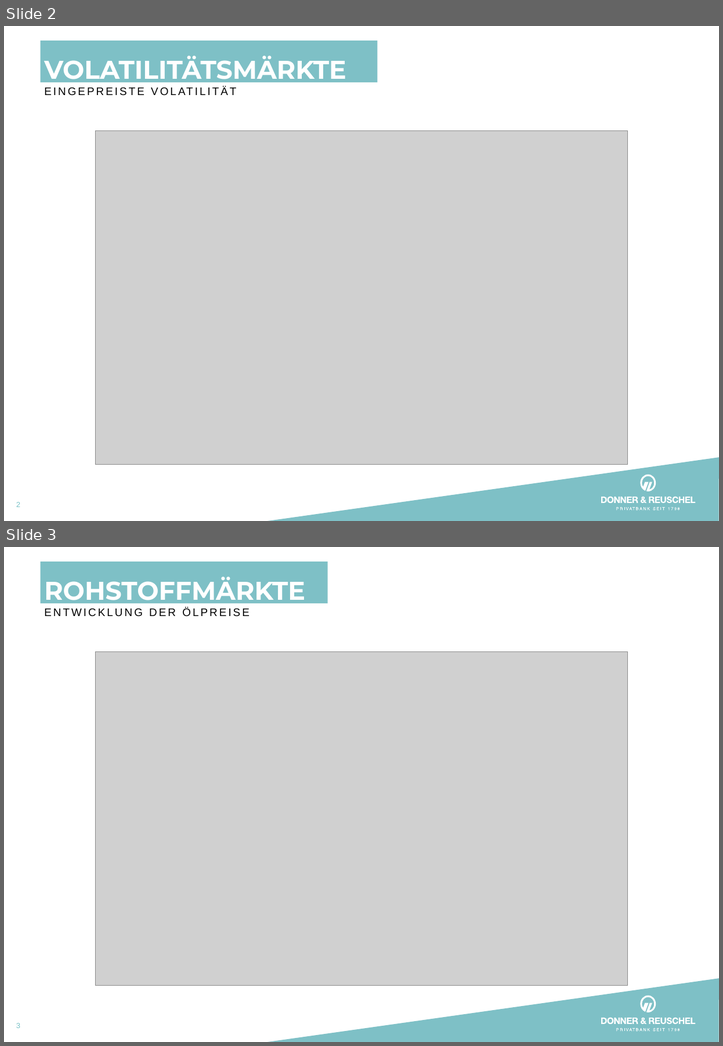
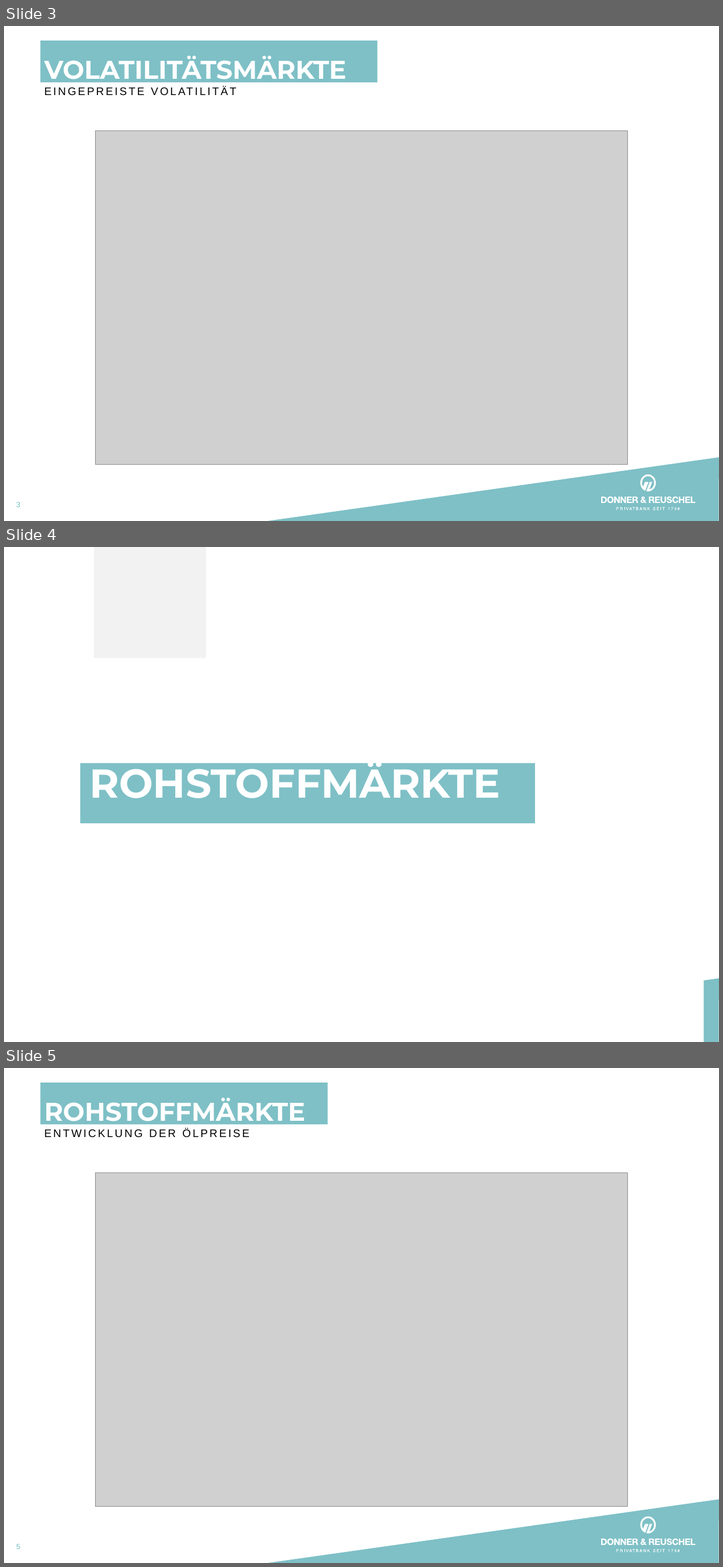
Before and after one commit to Donner-Reuschel-Luxemburg-S-A/charting-lib, a slide deck: examples/presentation/monatsmappe-zinsen-juli-2023.ppt. Shown one above the other, each under a label of ours: slides 2 and 3 before the commit, slides 3, 4 and 5 after it. The pictures are 723x1046 and 723x1567 pixels, drawn with LibreOffice and Linux fonts; fonts in the diff are those of the drawing; grey boxes stand for pictures; background and template pictures are left out. Boxes give left, top, right and bottom in pixels: in the first picture for what was removed or moved away, otherwise in the second. Text is boxed around its words. In the diff, an @@ line names an element or a change of style, - is before the commit and + after.

```diff
--- a/examples/presentation/monatsmappe-zinsen-juli-2023.ppt
+++ b/examples/presentation/monatsmappe-zinsen-juli-2023.ppt
@@ slide 4 added at bbox=[4, 547, 719, 1042], background #FFFFFF; not listed: 2 template elements that a slide beside it also shows @@
@@ rectangle added at bbox=[12, 547, 703, 1042], fill #FFFFFF @@
@@ rectangle added at bbox=[94, 547, 206, 658], fill #F2F2F2 @@
@@ title added at bbox=[81, 763, 535, 807], fill #7EC0C6, 44 pt, text #FFFFFF, bold @@
+ROHSTOFFMÄRKTE
@@ what was slide 2 is now slide 3 @@
@@ what was slide 3 is now slide 5 @@
@@ page number at bbox=[16, 1544, 20, 1549]: text changed @@
-3
+5
```
Also in this commit, not shown: 5 other slides added, 2 other files.
